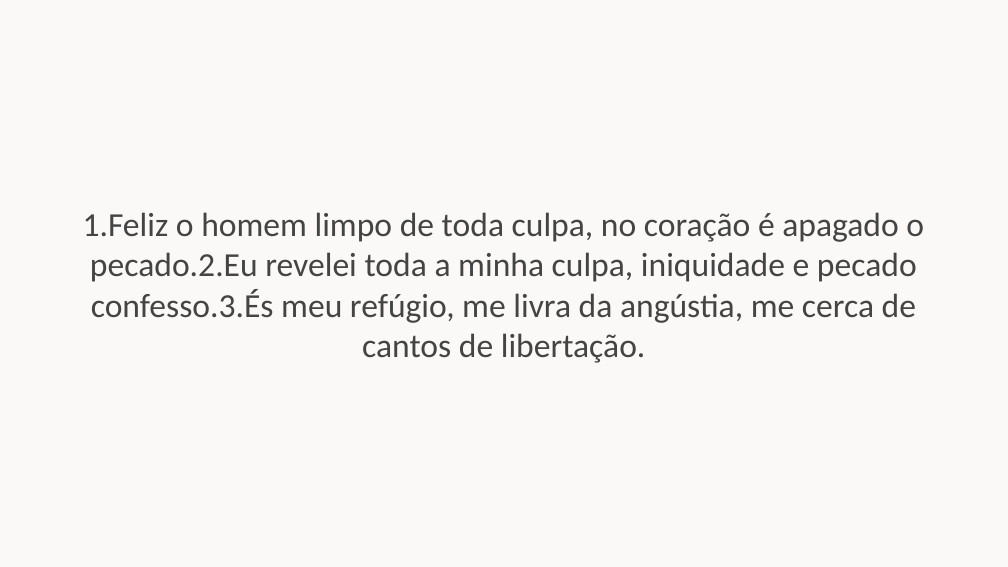
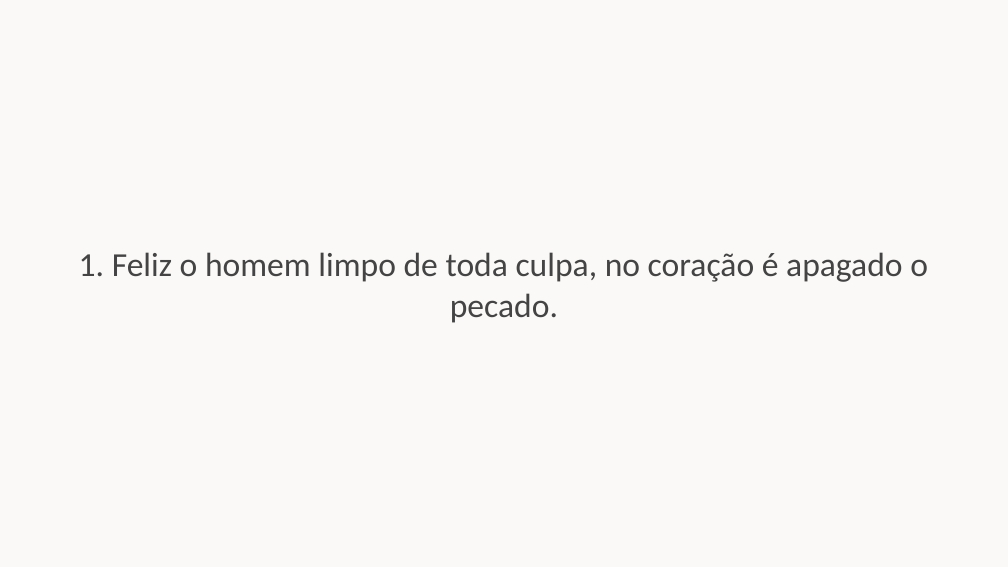
Before and after one commit to gpereira12/slides-harmonia-divina, a slide deck: slide 5 of missas/Quaresma/Quaresma_I.pptx. Drawn at 1008x567 pixels with LibreOffice and Linux fonts; fonts in the diff are those of the drawing. Boxes give left, top, right and bottom in pixels: in the first picture for what was removed or moved away, otherwise in the second. Text is boxed around its words. In the diff, an @@ line names an element or a change of style, - is before the commit and + after.

```diff
--- a/missas/Quaresma/Quaresma_I.pptx
+++ b/missas/Quaresma/Quaresma_I.pptx
@@ text at [79, 252, 928, 323]: text changed @@
-1.Feliz o homem limpo de toda culpa, no coração é apagado o pecado.2.Eu revelei toda a minha culpa, iniquidade e pecado confesso.3.És meu refúgio, me livra da angústia, me cerca de cantos de libertação.
+1. Feliz o homem limpo de toda culpa, no coração é apagado o pecado.
```
Also in this commit, not shown: 8 other slides changed, 10 slides added, 1 other file.
